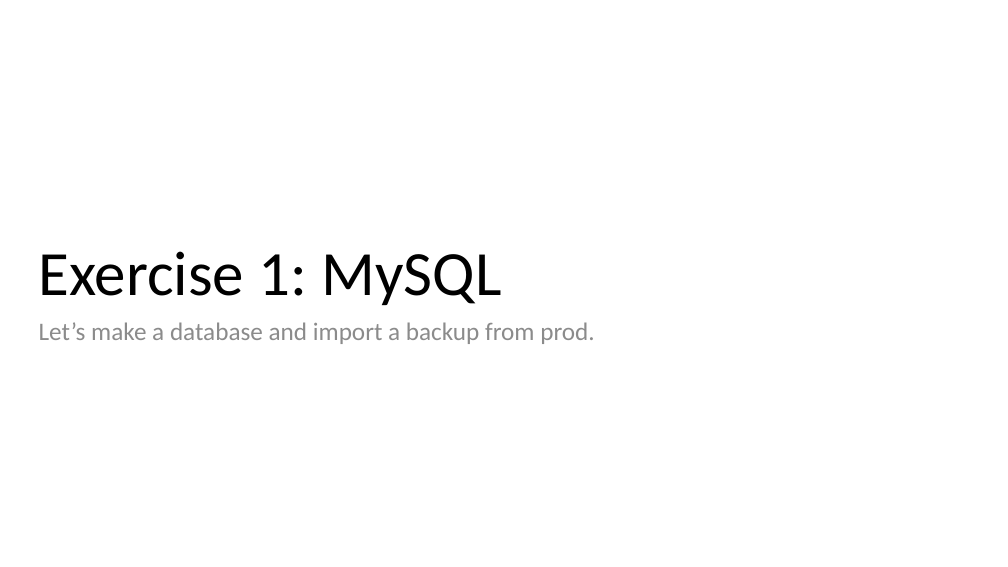
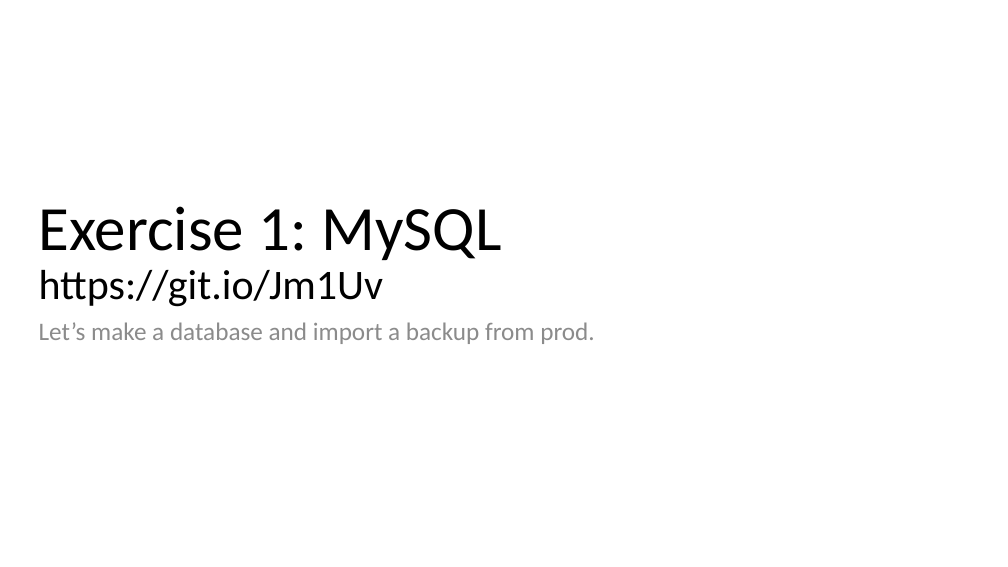
Before and after one commit to hardyoyo/code4lib2021-workshop, a slide deck: slide 24 of LearningAsWeGo-DecomposingDevEnvironmentsWithLando.pptx. Drawn at 1008x567 pixels with LibreOffice and Linux fonts; fonts in the diff are those of the drawing; background and template pictures are left out. Boxes give left, top, right and bottom in pixels: in the first picture for what was removed or moved away, otherwise in the second. Text is boxed around its words. In the diff, an @@ line names an element or a change of style, - is before the commit and + after.

Commit message:
Tweak slides, tweak exercise 1 and exercise 4 READMEs.

```diff
--- a/LearningAsWeGo-DecomposingDevEnvironmentsWithLando.pptx
+++ b/LearningAsWeGo-DecomposingDevEnvironmentsWithLando.pptx
@@ title at [39, 206, 501, 307]: text changed; size 60 to 40 pt @@
-Exercise 1: MySQL
+Exercise 1: MySQL
+https://git.io/Jm1Uv
```
Also in this commit, not shown: 2 other slides changed, 2 other files.
